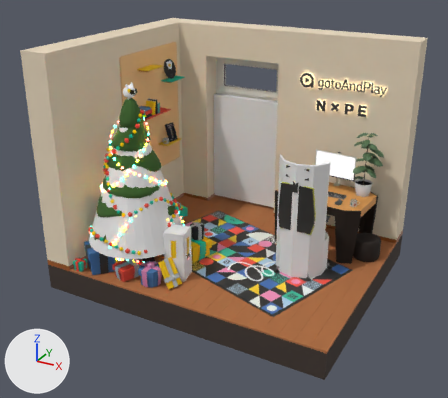
The glTF model static/models/office.glb, before and after one commit.
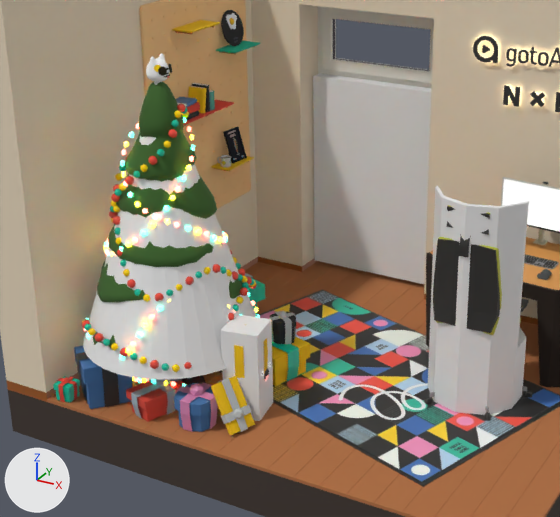
Each version is shown whole from a 50 mm lens placed at (4.69, -9.0, 5.5), pointed at (-0.17, -0.17, 1.09), then close up on the part from 10% to 78% of the width and 13% to 84% of the height. Lighting does not change. The marker at lower left points along +X, +Y and +Z. Where no turn or scale is listed for an object, it has been applied to the vertices.

Names of what the first close-up shows: 'c-carpet', 'col-chair', 'col-present-red', 'col-tree', 'col-window', 'r-Cube', 'r-Cube.014', 'r-Cube.015', 'r-Cube.020', 'table-Cube.002', 'table-Cube.005', 'tree-Cone'.
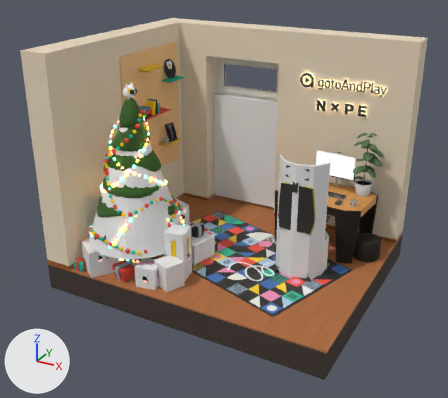
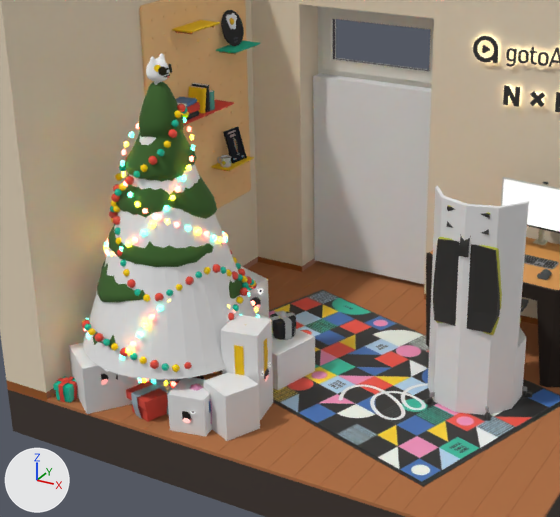
Commit message: [main] adds 5 more present slots

Changed parts and their boxes (x1, y1, x2, y2) in the close-ups (560 x 517 px):
'col-present-sleep', added: after (204, 373, 260, 441)
'col-present-blue', added: after (69, 343, 139, 414)
'col-present-yellow', added: after (255, 312, 315, 390)
'col-present-angry', added: after (167, 377, 212, 437)
'col-present-sad', added: after (235, 263, 269, 317)
'e-mouth.005', added: after (182, 411, 191, 423)
'e-mouth.006', added: after (250, 297, 261, 309)
'e-mouth.004', added: after (101, 374, 108, 385)
'tree-present.021', unchanged, covered by the edit: before (74, 346, 132, 409)

Diff of the bpy script that builds the scene:
```diff
--- a/static/models/office.glb.py
+++ b/static/models/office.glb.py
@@ me_cube_014 @@
+me_cube_014.from_pydata([(-0.466, -0.312, -0.577), (-0.466, -0.312, 0.012), (-0.134, 0.627, -0.577), (-0.134, 0.627, 0.012), (0.201, -0.548, -0.577), (0.201, -0.548, 0.012), (0.533, 0.392, -0.577), (0.533, 0.392, 0.012)], [], [(0, 1, 3), (0, 3, 2), (2, 3, 7), (2, 7, 6), (6, 7, 5), (6, 5, 4), (4, 5, 1), (4, 1, 0), (2, 6, 4), (2, 4, 0), (7, 3, 1), (7, 1, 5)])
@@ me_cube_015 @@
+me_cube_015.from_pydata([(-0.297, -0.038, -0.577), (-0.297, -0.038, -0.111), (-0.157, 0.285, -0.577), (-0.157, 0.285, -0.111), (0.028, -0.18, -0.577), (0.028, -0.18, -0.111), (0.169, 0.144, -0.577), (0.169, 0.144, -0.111)], [], [(0, 1, 3), (0, 3, 2), (2, 3, 7), (2, 7, 6), (6, 7, 5), (6, 5, 4), (4, 5, 1), (4, 1, 0), (2, 6, 4), (2, 4, 0), (7, 3, 1), (7, 1, 5)])
@@ me_cube_020 @@
+me_cube_020.from_pydata([(-0.14, -0.206, -0.577), (-0.14, -0.206, -0.156), (-0.206, 0.14, -0.577), (-0.206, 0.14, -0.156), (0.206, -0.14, -0.577), (0.206, -0.14, -0.156), (0.14, 0.206, -0.577), (0.14, 0.206, -0.156)], [], [(0, 1, 3), (0, 3, 2), (2, 3, 7), (2, 7, 6), (6, 7, 5), (6, 5, 4), (4, 5, 1), (4, 1, 0), (2, 6, 4), (2, 4, 0), (7, 3, 1), (7, 1, 5)])
@@ me_cube_012 @@
+me_cube_012.from_pydata([(-0.54, -0.131, -0.577), (-0.54, -0.131, -0.134), (-0.417, 0.377, -0.577), (-0.417, 0.377, -0.134), (0.344, -0.346, -0.577), (0.344, -0.346, -0.134), (0.467, 0.162, -0.577), (0.467, 0.162, -0.134)], [], [(0, 1, 3), (0, 3, 2), (2, 3, 7), (2, 7, 6), (6, 7, 5), (6, 5, 4), (4, 5, 1), (4, 1, 0), (2, 6, 4), (2, 4, 0), (7, 3, 1), (7, 1, 5)])
@@ me_cube_050 @@
+me_cube_050.from_pydata([(0.14, -0.316, -0.529), (0.14, -0.316, -0.051), (-0.273, -0.022, -0.529), (-0.273, -0.022, -0.051), (0.434, 0.096, -0.529), (0.434, 0.096, -0.051), (0.022, 0.39, -0.529), (0.022, 0.39, -0.051)], [], [(0, 1, 3), (0, 3, 2), (2, 3, 7), (2, 7, 6), (6, 7, 5), (6, 5, 4), (4, 5, 1), (4, 1, 0), (2, 6, 4), (2, 4, 0), (7, 3, 1), (7, 1, 5)])
@@ ob_e_mouth_006 @@
+ob_e_mouth_006 = bpy.data.objects.new('e-mouth.006', me_circle_014)  # 61 vertices, 100 faces; spans x -0.027..0.029, y -0.081..0.088, z -0.101..0.074; in mat_eye (black #000000), mat_material_003 (white #ffffff)
+ob_e_mouth_006.location = (-1.268, 0.123, 0.336)
@@ ob_col_present_sad @@
+ob_col_present_sad = bpy.data.objects.new('col-present-sad', me_cube_014)
+ob_col_present_sad.location = (-1.76, -0.041, 0.529)
@@ ob_col_present_sleep @@
+ob_col_present_sleep = bpy.data.objects.new('col-present-sleep', me_cube_015)
+ob_col_present_sleep.location = (-0.37, -1.615, 0.565)
@@ ob_e_mouth_005 @@
+ob_e_mouth_005 = bpy.data.objects.new('e-mouth.005', me_circle_012)  # 61 vertices, 100 faces; spans x -0.0606..0.0581, y -0.0017..0.0016, z -0.0536..0.0616; in mat_eye (black #000000), mat_material_003 (white #ffffff)
+ob_e_mouth_005.location = (-0.729, -1.865, 0.169)
@@ ob_col_present_angry @@
+ob_col_present_angry = bpy.data.objects.new('col-present-angry', me_cube_020)
+ob_col_present_angry.location = (-0.758, -1.685, 0.529)
@@ ob_col_present_yellow @@
+ob_col_present_yellow = bpy.data.objects.new('col-present-yellow', me_cube_012)
+ob_col_present_yellow.location = (-0.748, -0.479, 0.529)
@@ ob_e_mouth_004 @@
+ob_e_mouth_004 = bpy.data.objects.new('e-mouth.004', me_circle_010)  # 61 vertices, 100 faces; spans x -0.041..0.037, y -0.0474..0.0427, z -0.0544..0.0625; in mat_eye (black #000000), mat_material_003 (white #ffffff)
+ob_e_mouth_004.location = (-1.636, -1.894, 0.324)
@@ ob_col_present_blue @@
+ob_col_present_blue = bpy.data.objects.new('col-present-blue', me_cube_050)
+ob_col_present_blue.location = (-1.876, -1.716, 0.529)
```
